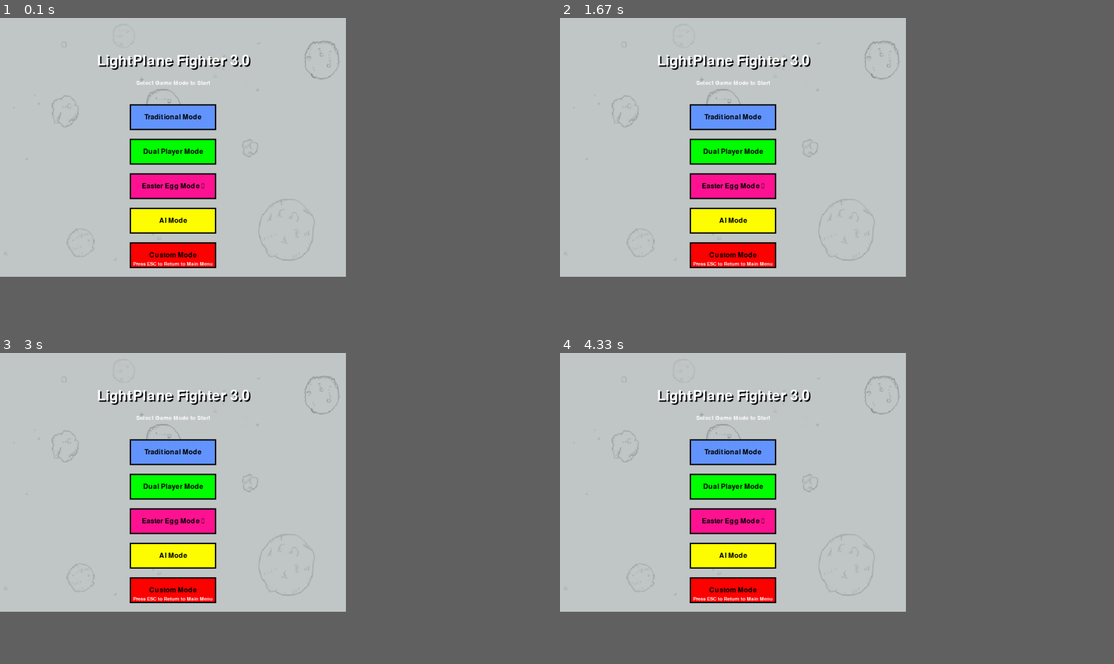
Above: before the commit, frames 1-4 (two rows, left to right).
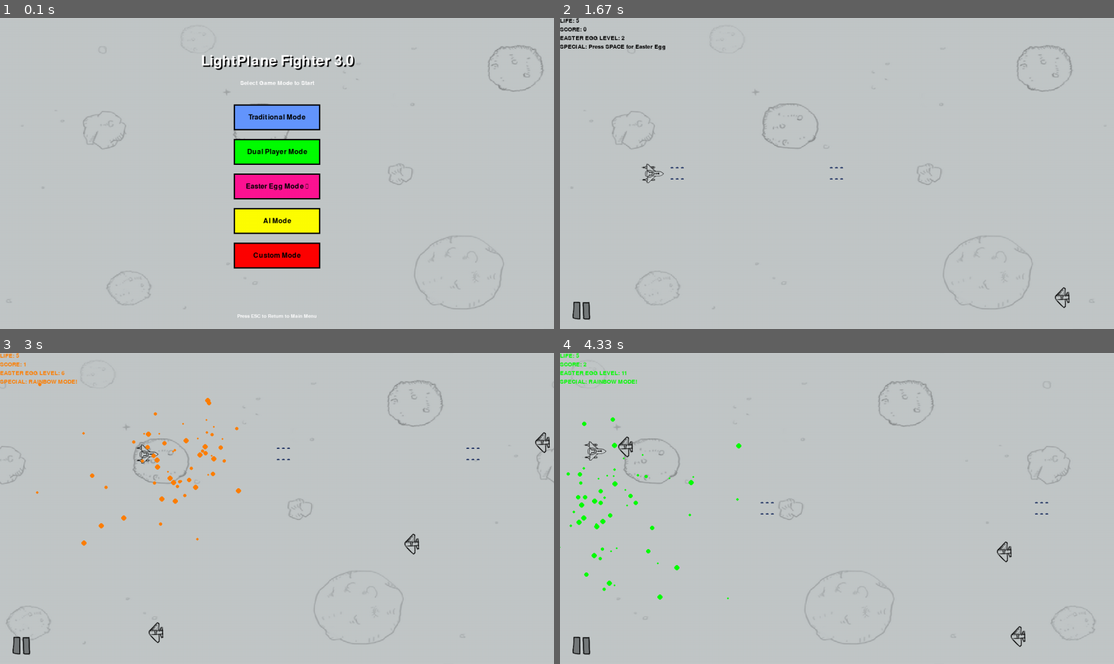
Above: after the commit, the same moments.

Repository: guangxingmao/LightPlane_AI
Game: pygame game, started from launcher.py
Two runs of this game, one before a commit and one after it. Both use one fixed random seed, a clock stepped at 60 frames per second and the inputs below.
Inputs (mouse positions are in pixels of both pictures, inside the frame that each line leads up to):
- Up to frame 1 (0.1 s): no input
- Up to frame 2 (1.67 s): click (837, 173) at 0.38 s; tap Space at 0.67 s; click (582, 310) at 1.05 s; hold Right from 1.33 s (still down)
- Up to frame 3 (3 s): release Right at 1.8 s; hold Up 1.83-2.13 s; tap Space at 1.9, 2.23, 2.53, 2.73 s; hold Right 2.17-2.63 s; hold Left from 2.67 s (still down)
- Up to frame 4 (4.33 s): tap Space at 3.03, 3.3, 3.63, 3.93, 4.07 s; release Left at 3.2 s; hold Down 3.23-3.53 s; hold Left 3.57-3.97 s; hold Up from 4 s (still down)
In our replay, the window is 562x421 before the commit and 900x506 after it. These sizes can differ from the game's own. Grey fills any space a smaller window leaves; there, only what the larger window draws over its background counts as a difference.

The runs differ from the first frame. In frame 1, 15% of the frame differs, in the area x 1-99%, y 7-97%; in frame 2, 8.9%; in frame 3, 9.1%; in frame 4, 9.4%.

Commit message:
修改屏幕宽高

Diff:
--- a/launcher.py
+++ b/launcher.py
@@ -40,8 +40,8 @@
 pygame.init()
 
 # 屏幕设置
-SCREEN_WIDTH = 800
-SCREEN_HEIGHT = 600
+SCREEN_WIDTH = 1280
+SCREEN_HEIGHT = 720
 screen = pygame.display.set_mode((SCREEN_WIDTH, SCREEN_HEIGHT))
 pygame.display.set_caption('LightPlane Fighter - Game Launcher')
 
--- a/plane_sprites.py
+++ b/plane_sprites.py
@@ -3,7 +3,7 @@
 import time
 
 # 定义屏幕常量
-SCREEN_RECT = pygame.Rect(0, 0, 800, 600)
+SCREEN_RECT = pygame.Rect(0, 0, 1280, 720)
 # 创建敌机事件常量
 CREAT_ENEMY_EVENT = pygame.USEREVENT
 # 英雄开火常量
